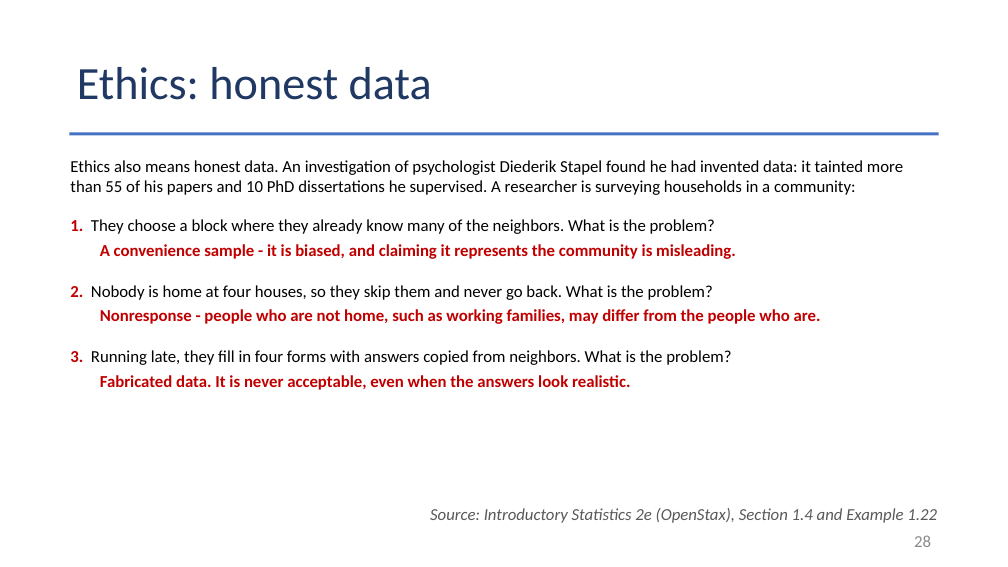
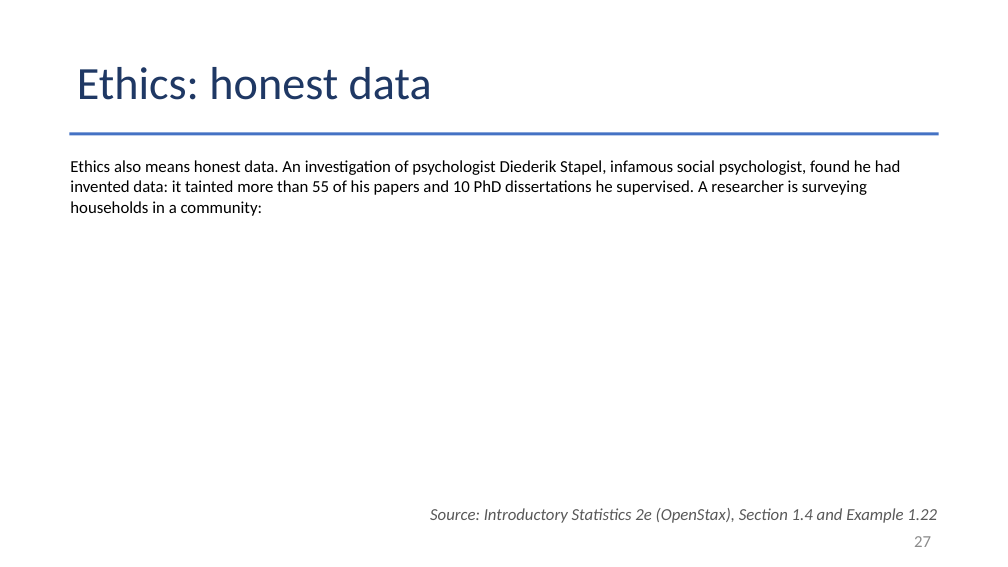
Before and after one commit to Jarred6068/Kvamme_UI_STAT251, a slide deck: slide 27 of docs/lecture_slides/Week 5/Week5_Lecture10_Slides_9_23_2026.pptx (slide 28 before the commit). Drawn at 1008x567 pixels with LibreOffice and Linux fonts; fonts in the diff are those of the drawing. Boxes give left, top, right and bottom in pixels: in the first picture for what was removed or moved away, otherwise in the second. Text is boxed around its words. In the diff, an @@ line names an element or a change of style, - is before the commit and + after.

Commit message:
Refresh course materials and exam resources
This update refreshes the course schedule, lecture slides, lecture menus, syllabus, and related PDFs; adds the Exam 1 score histogram asset; and revises the data page plus the Week 4/5 learning materials. It also includes updated exam review documents and study guide content for the current term.

```diff
--- a/docs/lecture_slides/Week 5/Week5_Lecture10_Slides_9_23_2026.pptx
+++ b/docs/lecture_slides/Week 5/Week5_Lecture10_Slides_9_23_2026.pptx
@@ text at (70, 160, 901, 195): text changed @@
-Ethics also means honest data. An investigation of psychologist Diederik Stapel found he had invented data: it tainted more than 55 of his papers and 10 PhD dissertations he supervised. A researcher is surveying households in a community:
+Ethics also means honest data. An investigation of psychologist Diederik Stapel, infamous social psychologist, found he had invented data: it tainted more than 55 of his papers and 10 PhD dissertations he supervised. A researcher is surveying households in a community:
@@ text removed at (70, 219, 715, 234) @@
-1. They choose a block where they already know many of the neighbors. What is the problem?
@@ text removed at (100, 244, 736, 259) @@
-A convenience sample - it is biased, and claiming it represents the community is misleading.
@@ text removed at (70, 285, 713, 300) @@
-2. Nobody is home at four houses, so they skip them and never go back. What is the problem?
@@ text removed at (100, 309, 821, 324) @@
-Nonresponse - people who are not home, such as working families, may differ from the people who are.
@@ text removed at (70, 350, 731, 365) @@
-3. Running late, they fill in four forms with answers copied from neighbors. What is the problem?
@@ text removed at (100, 375, 630, 390) @@
-Fabricated data. It is never acceptable, even when the answers look realistic.
@@ page number at (914, 536, 931, 547): text changed @@
-28
+27
```
Also in this commit, not shown: 3 other slides changed, 3 slides added, 4 slides removed, 28 other files.
